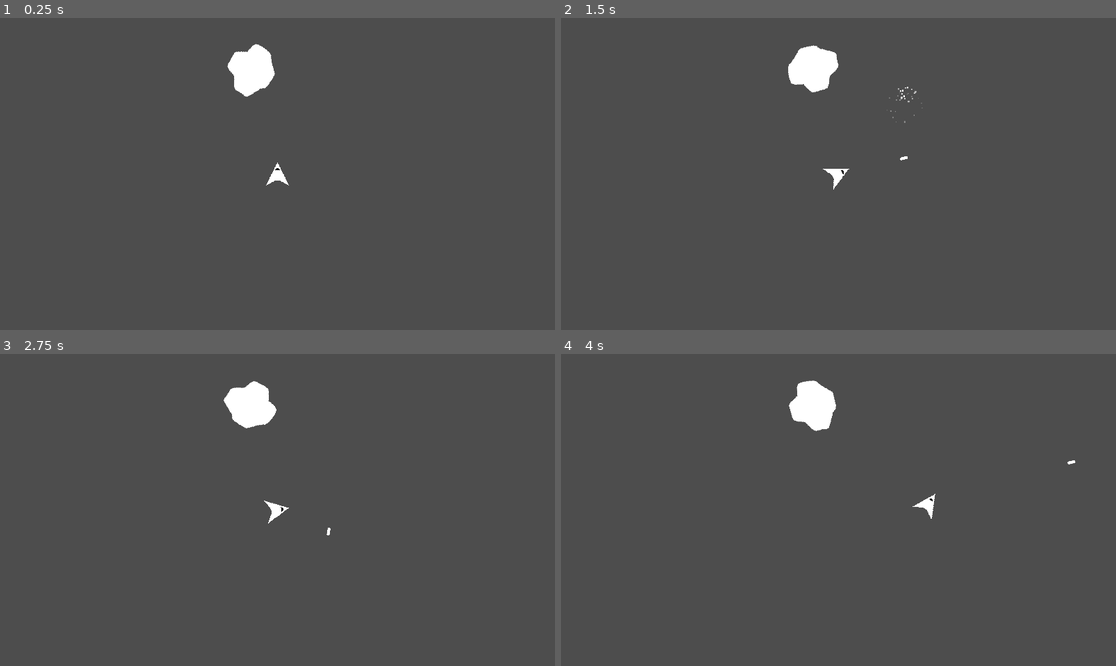
Above: before the commit, frames 1-4 (two rows, left to right).
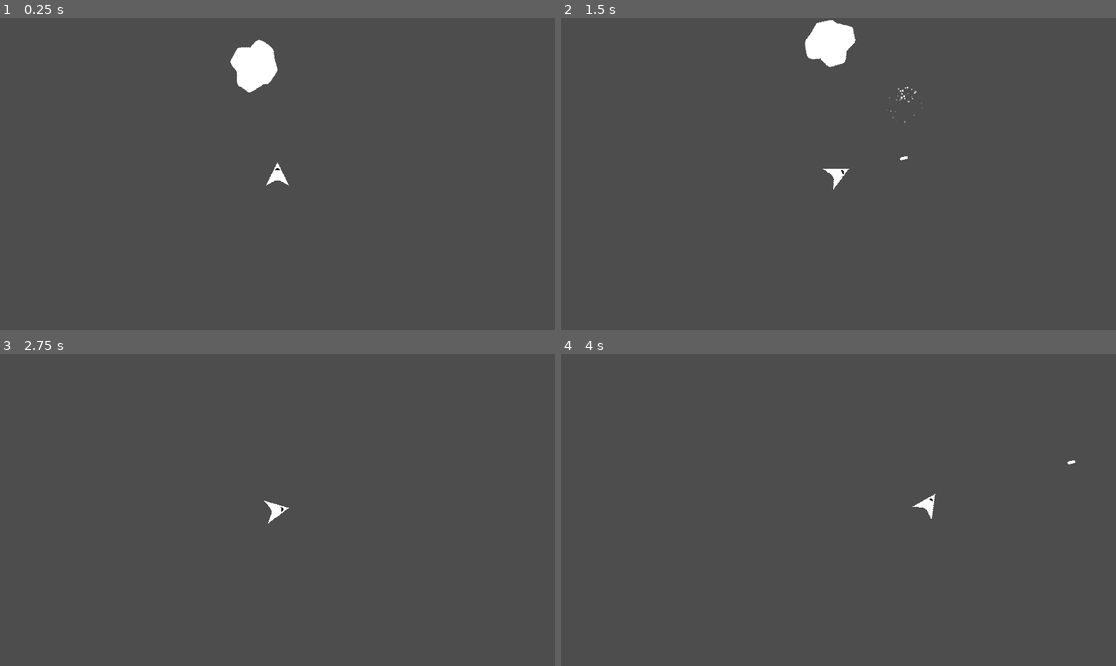
Above: after the commit, the same moments.

Repository: JustinRyanH/1bit_space
Game: Godot game, scene res://scenes/demo.tscn
The game is run twice, just before and just after one commit, with the same random seed, the same clock (stepped at 60 frames per second) and the same inputs.
Inputs:
- Up to frame 1 (0.25 s): no input
- Up to frame 2 (1.5 s): hold D (Rotate Right) 0.53-1.28 s; tap Space (Fire) at 0.6, 1.35 s; hold A (Rotate Left) from 1.28 s (still down)
- Up to frame 3 (2.75 s): release A (Rotate Left) at 2.03 s; hold D (Rotate Right) from 2.03 s (still down); tap Space (Fire) at 2.1 s
- Up to frame 4 (4 s): release D (Rotate Right) at 2.78 s; hold W (Accelerate) 2.78-3.53 s; tap Space (Fire) at 2.85, 3.6 s; hold A (Rotate Left) from 3.53 s (still down)

The runs differ from the first frame. In frame 1, 0.3% of the frame differs, in the area x 40-51%, y 6-26%; in frame 2, 1.5%, in the area x 40-54%, y 0-24%; in frame 3, 1.0%; in frame 4, 1.0%.

Commit message:
feat: Random asteroid direction

Diff:
--- a/actors/asteroid.gd
+++ b/actors/asteroid.gd
@@ -8,6 +8,14 @@
 	get:
 		return health
 
+@onready var actor_velocity_component:  = $ActorVelocityComponent as ActorVelocityComponent
+
+
+func _ready() -> void:
+	var initial_direction = Vector2(randf_range(-1, 1), randf_range(-1, 1)).normalized()
+	var random_speed = randf_range(0.5, 2)
+	actor_velocity_component.velocity = initial_direction * random_speed
+
 func destroy() -> void:
 	queue_free()
 
--- a/components/actor_velocity_component.gd
+++ b/components/actor_velocity_component.gd
@@ -4,5 +4,8 @@
 @export var actor: Node2D
 @export var velocity: Vector2 = Vector2.ZERO
 
+@onready var actor_velocity_component: ActorVelocityComponent = $ActorVelocityComponent
+
+
 func _process(delta: float) -> void:
 	actor.translate(velocity)
--- a/scenes/asteroid.tscn
+++ b/scenes/asteroid.tscn
@@ -1,14 +1,15 @@
-[gd_scene load_steps=7 format=3 uid="uid://b4kqauh2okga8"]
+[gd_scene load_steps=8 format=3 uid="uid://b4kqauh2okga8"]
 
+[ext_resource type="Script" path="res://components/actor_velocity_component.gd" id="1_1tbdx"]
 [ext_resource type="Texture2D" uid="uid://c261keymf7u48" path="res://assets/asteroid1.png" id="1_7j008"]
-[ext_resource type="Script" path="res://actors/asteroid.gd" id="1_dgxgr"]
+[ext_resource type="Script" path="res://actors/asteroid.gd" id="1_r2jca"]
 [ext_resource type="Script" path="res://components/hurtbox_component.gd" id="2_hdpx8"]
 [ext_resource type="Script" path="res://components/hitbox_component.gd" id="3_bav5p"]
 [ext_resource type="Script" path="res://components/hurt_component.gd" id="4_7lnq5"]
 [ext_resource type="Script" path="res://components/spin_component.gd" id="6_76701"]
 
 [node name="Asteroid" type="Node2D"]
-script = ExtResource("1_dgxgr")
+script = ExtResource("1_r2jca")
 
 [node name="Sprite2D" type="Sprite2D" parent="."]
 texture = ExtResource("1_7j008")
@@ -38,4 +39,8 @@
 speed = 0.3
 direction = -1
 
+[node name="ActorVelocityComponent" type="Node" parent="." node_paths=PackedStringArray("actor")]
+script = ExtResource("1_1tbdx")
+actor = NodePath("..")
+
 [connection signal="hurt" from="HurtboxComponent" to="." method="_on_hurtbox_component_hurt"]
